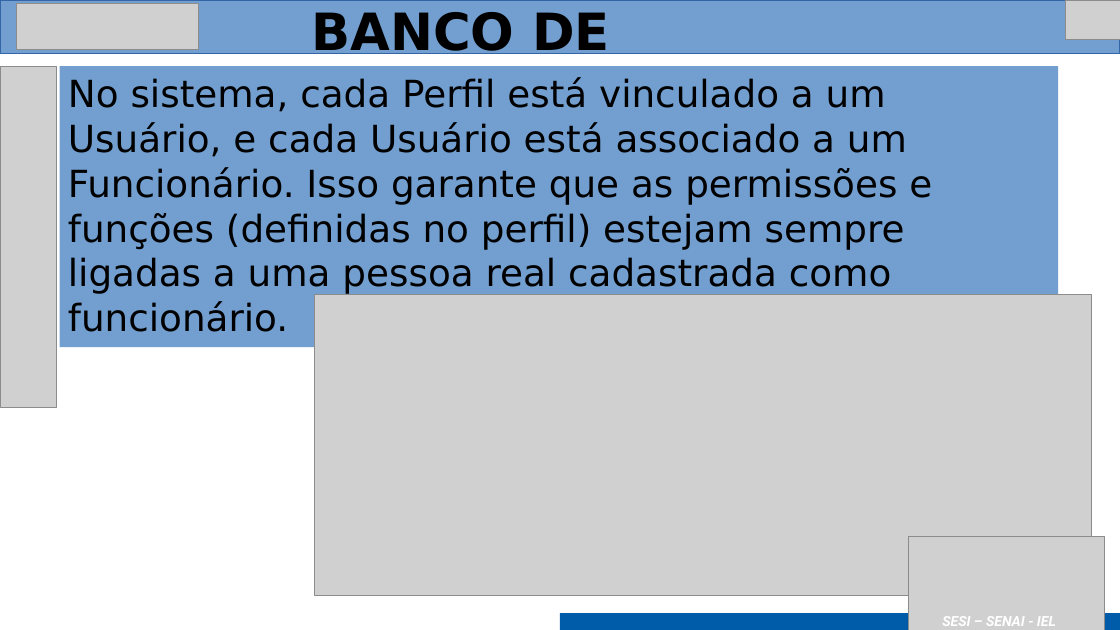
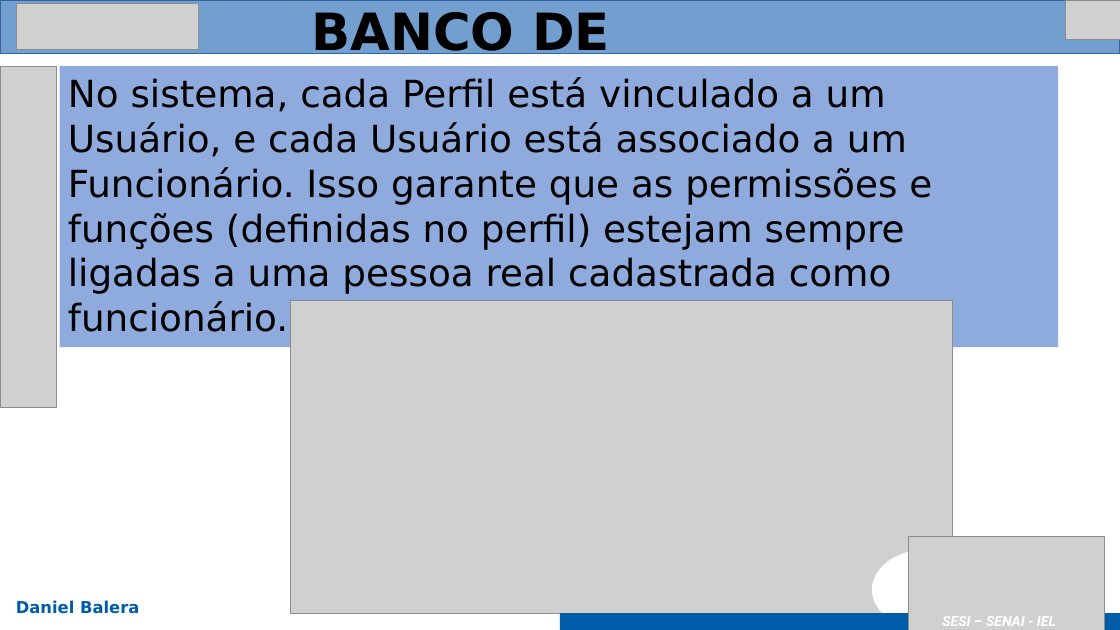
Before and after one commit to Caioairesd/Projeto-Senai-Atlas, a slide deck: slide 5 of apresentação/2025_Modelo Apresentação Senai - SA.pptx (slide 6 before the commit). Drawn at 1120x630 pixels with LibreOffice and Linux fonts; fonts in the diff are those of the drawing; grey boxes stand for pictures. Boxes give left, top, right and bottom in pixels: in the first picture for what was removed or moved away, otherwise in the second. Text is boxed around its words. In the diff, an @@ line names an element or a change of style, - is before the commit and + after.

```diff
--- a/apresentação/2025_Modelo Apresentação Senai - SA.pptx
+++ b/apresentação/2025_Modelo Apresentação Senai - SA.pptx
@@ rectangle "No sistema, cada Perfil está ..." at [60,66,1059,348]: fill #729FCF to #8FAADC @@
@@ picture: place and size @@
-picture at [314,295,1091,596]
+picture at [290,301,953,613]
@@ ellipse added at [872,549,985,630], fill #FFFFFF @@
@@ text added at [16,600,139,614], 14 pt, text #005CA8, bold @@
+Daniel Balera
```
Also in this commit, not shown: 3 other slides changed, 2 slides removed, 1 other file.
